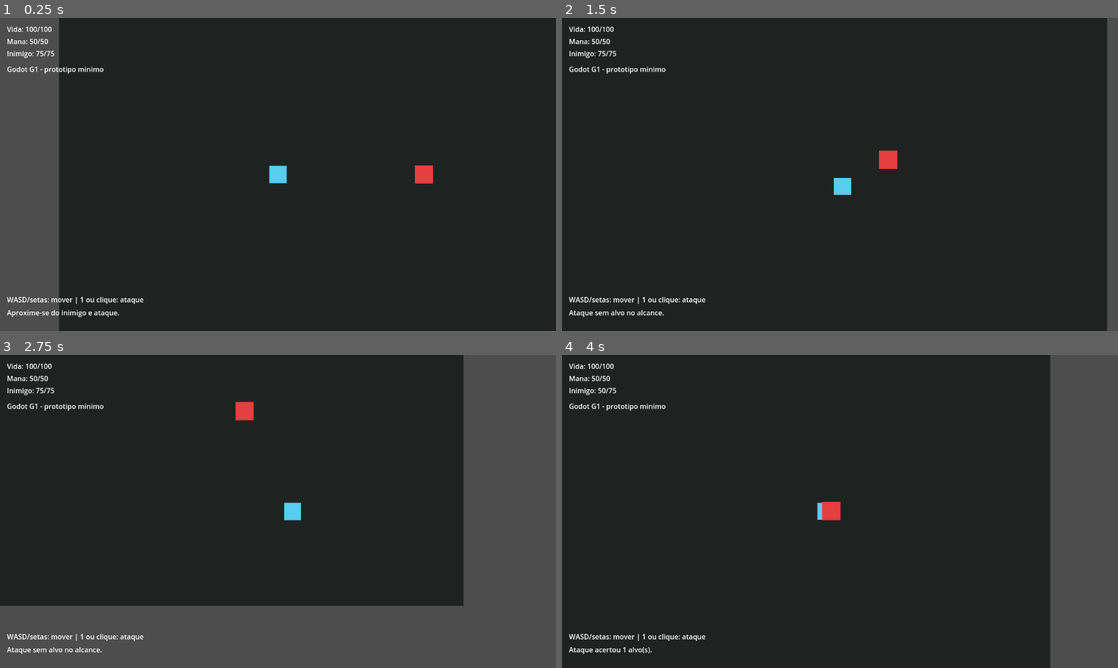
Above: before the commit, frames 1-4 (two rows, left to right).
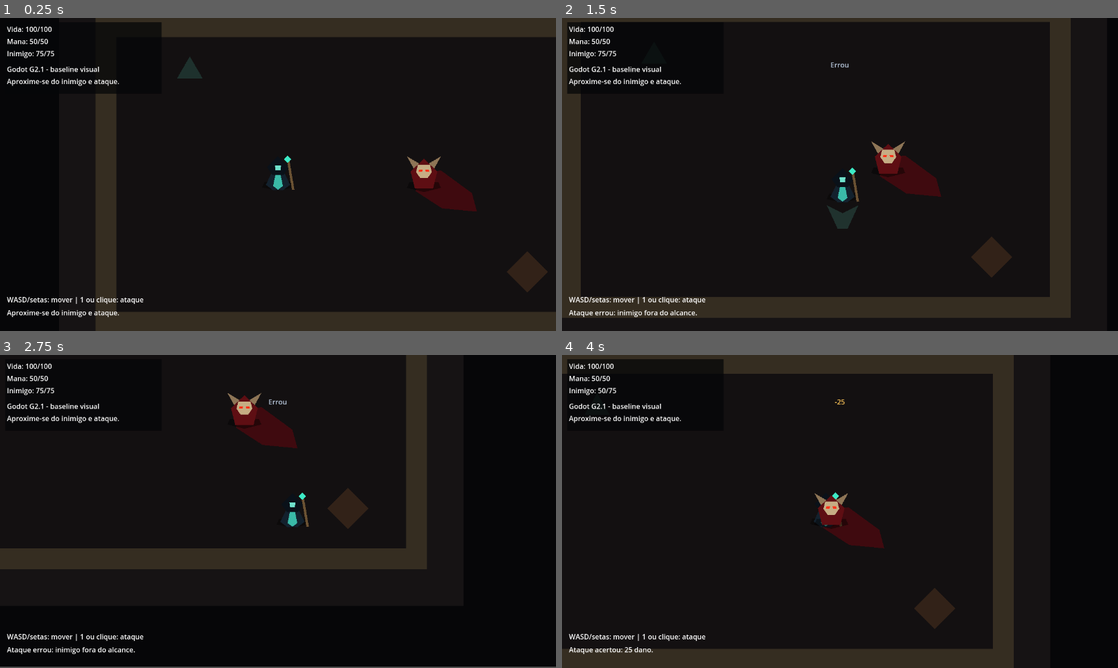
Above: after the commit, the same moments.

Repository: jefbarros/necromante-dos-tres-reinos
Game: Godot game, scene res://scenes/Main.tscn
Same seed, same stepped clock (60 frames per second), same inputs: the game is played once before the commit and once after it.
Inputs:
- Up to frame 1 (0.25 s): no input
- Up to frame 2 (1.5 s): tap Enter at 0.5 s; hold D (move_right) 0.53-1.28 s; tap 1 (basic_attack) at 0.6, 1.35 s; hold S (move_down) from 1.28 s (still down)
- Up to frame 3 (2.75 s): release S (move_down) at 2.03 s; hold D (move_right) from 2.03 s (still down); tap 1 (basic_attack) at 2.1 s
- Up to frame 4 (4 s): release D (move_right) at 2.78 s; hold W (move_up) 2.78-3.53 s; tap 1 (basic_attack) at 2.85, 3.6 s; hold A (move_left) from 3.53 s (still down)

The runs differ from the first frame. In frame 1, 15% of the frame differs, in the area x 0-86%, y 0-100%; in frame 2, 9.1%; in frame 3, 40%, in the area x 0-100%, y 0-100%; in frame 4, 18%.

Commit message:
feat(godot): estabelece baseline visual e combate G2.1

Diff:
--- a/godot/project.godot
+++ b/godot/project.godot
@@ -5,7 +5,7 @@
 
 [application]
 
-config/name="Necromante dos Tres Reinos - Godot G1"
+config/name="Necromante dos Tres Reinos - Godot G2.1"
 run/main_scene="res://scenes/Main.tscn"
 config/features=PackedStringArray("4.2")
 
--- a/godot/scenes/Enemy.tscn
+++ b/godot/scenes/Enemy.tscn
@@ -10,9 +10,39 @@
 collision_mask = 1
 script = ExtResource("1_enemy")
 
+[node name="Shadow" type="Polygon2D" parent="."]
+position = Vector2(0, 18)
+color = Color(0, 0, 0, 0.42)
+polygon = PackedVector2Array(-24, -5, 24, -5, 28, 4, 0, 11, -28, 4)
+
 [node name="Body" type="Polygon2D" parent="."]
-color = Color(0.9, 0.25, 0.25, 1)
-polygon = PackedVector2Array(-15, -15, 15, -15, 15, 15, -15, 15)
+color = Color(0.37, 0.055, 0.075, 1)
+polygon = PackedVector2Array(0, -26, 22, -5, 15, 23, -15, 23, -22, -5)
+
+[node name="BoneMask" type="Polygon2D" parent="."]
+color = Color(0.78, 0.68, 0.52, 1)
+polygon = PackedVector2Array(-10, -16, 10, -16, 13, -4, 6, 6, -6, 6, -13, -4)
+
+[node name="LeftHorn" type="Polygon2D" parent="."]
+color = Color(0.56, 0.46, 0.34, 1)
+polygon = PackedVector2Array(-8, -18, -28, -30, -17, -10)
+
+[node name="RightHorn" type="Polygon2D" parent="."]
+color = Color(0.56, 0.46, 0.34, 1)
+polygon = PackedVector2Array(8, -18, 28, -30, 17, -10)
+
+[node name="LeftEyeGlow" type="Polygon2D" parent="."]
+color = Color(1, 0.18, 0.08, 0.95)
+polygon = PackedVector2Array(-8, -8, -2, -8, -3, -4, -9, -4)
+
+[node name="RightEyeGlow" type="Polygon2D" parent="."]
+color = Color(1, 0.18, 0.08, 0.95)
+polygon = PackedVector2Array(2, -8, 8, -8, 9, -4, 3, -4)
+
+[node name="HitFlash" type="Polygon2D" parent="."]
+visible = false
+color = Color(1, 0.82, 0.42, 0.58)
+polygon = PackedVector2Array(0, -36, 29, -11, 24, 27, -24, 27, -29, -11)
 
 [node name="CollisionShape2D" type="CollisionShape2D" parent="."]
 shape = SubResource("RectangleShape2D_enemy")
--- a/godot/scenes/HUD.tscn
+++ b/godot/scenes/HUD.tscn
@@ -13,6 +13,14 @@
 grow_horizontal = 2
 grow_vertical = 2
 mouse_filter = 2
+
+[node name="Panel" type="ColorRect" parent="Root"]
+layout_mode = 0
+offset_left = 12.0
+offset_top = 10.0
+offset_right = 372.0
+offset_bottom = 174.0
+color = Color(0.02, 0.023, 0.03, 0.74)
 
 [node name="HealthLabel" type="Label" parent="Root"]
 layout_mode = 0
@@ -46,6 +54,23 @@
 offset_bottom = 132.0
 text = "Godot G1"
 
+[node name="ObjectiveLabel" type="Label" parent="Root"]
+layout_mode = 0
+offset_left = 16.0
+offset_top = 134.0
+offset_right = 356.0
+offset_bottom = 160.0
+text = "Aproxime-se do inimigo e ataque."
+
+[node name="FeedbackLabel" type="Label" parent="Root"]
+layout_mode = 0
+offset_left = 456.0
+offset_top = 96.0
+offset_right = 824.0
+offset_bottom = 132.0
+horizontal_alignment = 1
+text = ""
+
 [node name="ControlsLabel" type="Label" parent="Root"]
 layout_mode = 0
 offset_left = 16.0
--- a/godot/scenes/Main.tscn
+++ b/godot/scenes/Main.tscn
@@ -14,9 +14,38 @@
 [node name="Main" type="Node2D"]
 script = ExtResource("1_main")
 
+[node name="Backdrop" type="Polygon2D" parent="."]
+color = Color(0.025, 0.027, 0.034, 1)
+polygon = PackedVector2Array(-720, -420, 720, -420, 720, 420, -720, 420)
+
 [node name="Floor" type="Polygon2D" parent="."]
-color = Color(0.12, 0.14, 0.13, 1)
+color = Color(0.09, 0.075, 0.082, 1)
 polygon = PackedVector2Array(-480, -320, 480, -320, 480, 320, -480, 320)
+
+[node name="ArenaRingOuter" type="Polygon2D" parent="."]
+color = Color(0.21, 0.18, 0.13, 1)
+polygon = PackedVector2Array(-420, -260, 420, -260, 420, 260, -420, 260)
+
+[node name="ArenaRingInner" type="Polygon2D" parent="."]
+color = Color(0.075, 0.064, 0.07, 1)
+polygon = PackedVector2Array(-386, -226, 386, -226, 386, 226, -386, 226)
+
+[node name="BloodMark" type="Polygon2D" parent="."]
+position = Vector2(156, 26)
+rotation = 0.34
+color = Color(0.32, 0.035, 0.055, 0.72)
+polygon = PackedVector2Array(-54, -12, -18, -28, 42, -10, 60, 16, 4, 30, -46, 18)
+
+[node name="RuneA" type="Polygon2D" parent="."]
+position = Vector2(-265, -170)
+color = Color(0.23, 0.53, 0.46, 0.28)
+polygon = PackedVector2Array(0, -24, 21, 12, -21, 12)
+
+[node name="RuneB" type="Polygon2D" parent="."]
+position = Vector2(290, 160)
+rotation = 0.785398
+color = Color(0.55, 0.34, 0.18, 0.26)
+polygon = PackedVector2Array(-24, -24, 24, -24, 24, 24, -24, 24)
 
 [node name="NorthWall" type="StaticBody2D" parent="."]
 position = Vector2(0, -332)
--- a/godot/scenes/Player.tscn
+++ b/godot/scenes/Player.tscn
@@ -13,9 +13,41 @@
 collision_mask = 1
 script = ExtResource("1_player")
 
-[node name="Body" type="Polygon2D" parent="."]
-color = Color(0.35, 0.8, 0.95, 1)
-polygon = PackedVector2Array(-14, -14, 14, -14, 14, 14, -14, 14)
+[node name="Shadow" type="Polygon2D" parent="."]
+position = Vector2(0, 17)
+color = Color(0, 0, 0, 0.38)
+polygon = PackedVector2Array(-22, -5, 22, -5, 26, 4, 0, 10, -26, 4)
+
+[node name="Cloak" type="Polygon2D" parent="."]
+color = Color(0.075, 0.13, 0.18, 1)
+polygon = PackedVector2Array(0, -24, 20, 17, 8, 26, -8, 26, -20, 17)
+
+[node name="Trim" type="Polygon2D" parent="."]
+color = Color(0.23, 0.73, 0.66, 1)
+polygon = PackedVector2Array(0, -21, 8, 19, 0, 25, -8, 19)
+
+[node name="Hood" type="Polygon2D" parent="."]
+color = Color(0.04, 0.07, 0.1, 1)
+polygon = PackedVector2Array(0, -30, 18, -12, 9, 1, -9, 1, -18, -12)
+
+[node name="FaceGlow" type="Polygon2D" parent="."]
+color = Color(0.48, 0.98, 0.88, 0.9)
+polygon = PackedVector2Array(-5, -15, 5, -15, 4, -7, -4, -7)
+
+[node name="Staff" type="Line2D" parent="."]
+points = PackedVector2Array(17, -22, 25, 25)
+width = 4.0
+default_color = Color(0.42, 0.32, 0.2, 1)
+
+[node name="StaffOrb" type="Polygon2D" parent="."]
+position = Vector2(16, -25)
+color = Color(0.24, 0.92, 0.78, 1)
+polygon = PackedVector2Array(0, -6, 6, 0, 0, 6, -6, 0)
+
+[node name="AttackFeedback" type="Polygon2D" parent="."]
+visible = false
+color = Color(0.42, 0.95, 0.82, 0.58)
+polygon = PackedVector2Array(31, -26, 70, -8, 70, 8, 31, 26, 44, 0)
 
 [node name="CollisionShape2D" type="CollisionShape2D" parent="."]
 shape = SubResource("RectangleShape2D_player")
--- a/godot/scripts/enemy.gd
+++ b/godot/scripts/enemy.gd
@@ -6,6 +6,11 @@
 @export var max_health: int = 75
 
 var health: int
+
+@onready var hit_flash: Polygon2D = $HitFlash
+@onready var collision_shape: CollisionShape2D = $CollisionShape2D
+
+var _hit_tween: Tween
 
 
 func _ready() -> void:
@@ -20,7 +25,23 @@
 
 	health = max(health - amount, 0)
 	health_changed.emit(health, max_health)
+	_show_hit_feedback()
 
 	if health == 0:
+		collision_shape.set_deferred("disabled", true)
+		modulate = Color(0.45, 0.45, 0.45, 0.65)
 		defeated.emit()
-		queue_free()
+
+
+func _show_hit_feedback() -> void:
+	if _hit_tween != null:
+		_hit_tween.kill()
+
+	hit_flash.visible = true
+	hit_flash.modulate.a = 1.0
+	_hit_tween = create_tween()
+	_hit_tween.tween_property(hit_flash, "modulate:a", 0.0, 0.28)
+	_hit_tween.finished.connect(func() -> void:
+		hit_flash.visible = false
+		hit_flash.modulate.a = 1.0
+	)
--- a/godot/scripts/hud.gd
+++ b/godot/scripts/hud.gd
@@ -4,13 +4,18 @@
 @onready var mana_label: Label = $Root/ManaLabel
 @onready var version_label: Label = $Root/VersionLabel
 @onready var controls_label: Label = $Root/ControlsLabel
+@onready var objective_label: Label = $Root/ObjectiveLabel
 @onready var status_label: Label = $Root/StatusLabel
 @onready var enemy_label: Label = $Root/EnemyLabel
+@onready var feedback_label: Label = $Root/FeedbackLabel
+
+var _feedback_tween: Tween
 
 
 func _ready() -> void:
-	version_label.text = "Godot G1 - prototipo minimo"
+	version_label.text = "Godot G2.1 - baseline visual"
 	controls_label.text = "WASD/setas: mover | 1 ou clique: ataque"
+	objective_label.text = "Aproxime-se do inimigo e ataque."
 	status_label.text = "Aproxime-se do inimigo e ataque."
 
 
@@ -28,3 +33,18 @@
 
 func set_status(text: String) -> void:
 	status_label.text = text
+
+
+func show_feedback(text: String, color: Color) -> void:
+	if _feedback_tween != null:
+		_feedback_tween.kill()
+
+	feedback_label.text = text
+	feedback_label.modulate = color
+	_feedback_tween = create_tween()
+	_feedback_tween.tween_interval(0.75)
+	_feedback_tween.tween_property(feedback_label, "modulate:a", 0.0, 0.35)
+	_feedback_tween.finished.connect(func() -> void:
+		feedback_label.text = ""
+		feedback_label.modulate.a = 1.0
+	)
--- a/godot/scripts/main.gd
+++ b/godot/scripts/main.gd
@@ -22,7 +22,11 @@
 
 func _on_player_attack_performed(damage: int, hits: int) -> void:
 	if hits > 0:
-		hud.set_status("Ataque basico: %d dano." % damage)
+		hud.set_status("Ataque acertou: %d dano." % damage)
+		hud.show_feedback("-%d" % damage, Color(1.0, 0.78, 0.35, 1.0))
+	else:
+		hud.set_status("Ataque errou: inimigo fora do alcance.")
+		hud.show_feedback("Errou", Color(0.72, 0.78, 0.86, 1.0))
 
 
 func _on_enemy_defeated() -> void:
--- a/godot/scripts/player.gd
+++ b/godot/scripts/player.gd
@@ -19,6 +19,9 @@
 
 @onready var attack_area: Area2D = $AttackArea
 @onready var attack_shape: CollisionShape2D = $AttackArea/CollisionShape2D
+@onready var attack_feedback: Polygon2D = $AttackFeedback
+
+var _attack_feedback_tween: Tween
 
 
 func _ready() -> void:
@@ -57,6 +60,7 @@
 
 	_attack_timer = attack_cooldown
 	attack_area.position = last_direction * attack_range
+	_show_attack_feedback()
 
 	var query := PhysicsShapeQueryParameters2D.new()
 	query.shape = attack_shape.shape
@@ -74,10 +78,25 @@
 
 	attack_performed.emit(attack_damage, hit_count)
 	if hit_count > 0:
-		status_changed.emit("Ataque acertou %d alvo(s)." % hit_count)
+		status_changed.emit("Ataque acertou: %d dano." % attack_damage)
 	else:
-		status_changed.emit("Ataque sem alvo no alcance.")
+		status_changed.emit("Ataque errou: inimigo fora do alcance.")
 
 
 func _read_movement_input() -> Vector2:
 	return Input.get_vector("move_left", "move_right", "move_up", "move_down")
+
+
+func _show_attack_feedback() -> void:
+	if _attack_feedback_tween != null:
+		_attack_feedback_tween.kill()
+
+	attack_feedback.rotation = last_direction.angle()
+	attack_feedback.visible = true
+	attack_feedback.modulate.a = 1.0
+	_attack_feedback_tween = create_tween()
+	_attack_feedback_tween.tween_property(attack_feedback, "modulate:a", 0.0, 0.18)
+	_attack_feedback_tween.finished.connect(func() -> void:
+		attack_feedback.visible = false
+		attack_feedback.modulate.a = 1.0
+	)
Not shown, changed: PROJECT_STATUS.md
Not shown, added: docs/godot/G2.1_VISUAL_GAMEPLAY_BASELINE.md
Not shown, changed: docs/play-godot/index.html
Not shown, changed: docs/play-godot/index.pck
